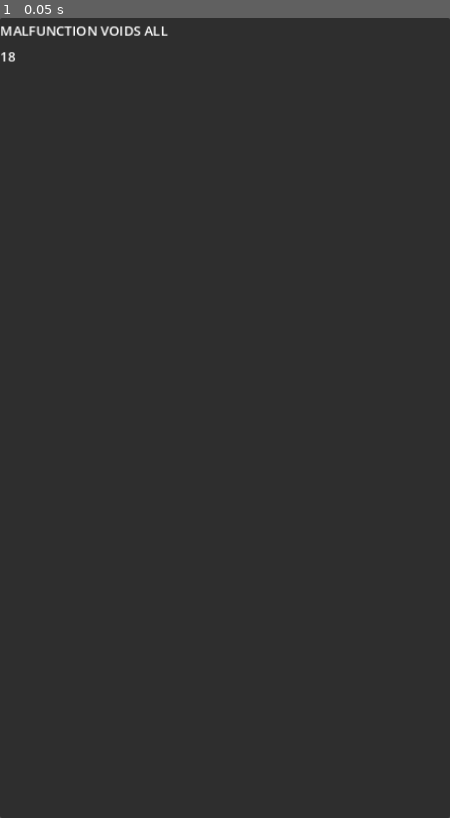
Above: before the commit, frame 1.
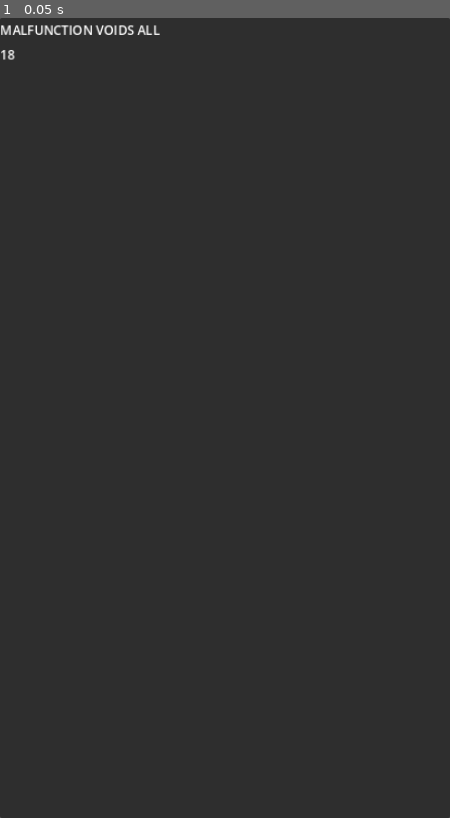
Above: after the commit, the same moment.

Repository: TheGreen0ne/poll_hit_on_me_godot
Game: Godot game, scene res://ui.tscn
Same seed, same stepped clock (60 frames per second), same inputs: the game is played once before the commit and once after it.
Inputs:
- Up to frame 1 (0.05 s): no input

The runs differ from the first frame. In frame 1, 0.4% of the frame differs, in the area x 0-38%, y 0-6%.
Error in both runs: Cannot call method 'get_width' on a null value. (res://downscaling_texture_rect.gd:17)

Commit message:
change default window size
to 456x1008

Diff:
--- a/project.godot
+++ b/project.godot
@@ -17,8 +17,8 @@
 
 [display]
 
-window/size/viewport_width=540
-window/size/viewport_height=960
+window/size/viewport_width=567
+window/size/viewport_height=1008
 window/stretch/mode="canvas_items"
 window/stretch/aspect="expand"
 
